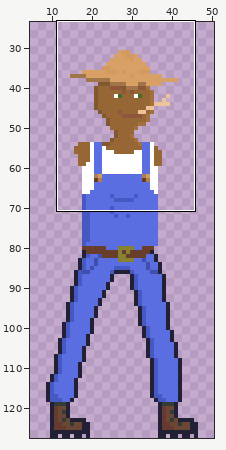
File history of a pixel-art file, Zombie/Assets/Textures/Sprites/Mexican.aseprite. The picture above shows the old version from afar; the outline marks the close-up.
Close-up. Before:
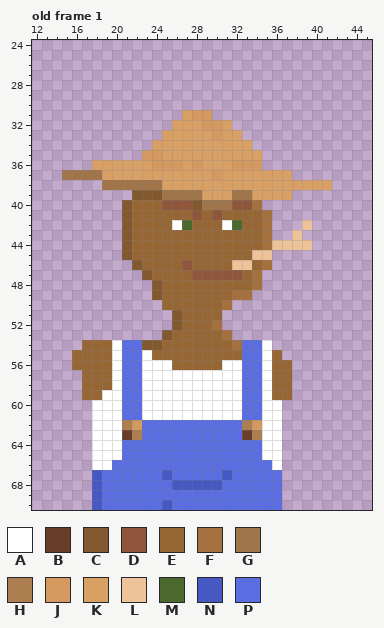
64x128 pixels, 1 frame. Shown: old frame 1: x 12..45, y 24..70. The wide view leaves out empty margins. The commit also changed other frames or places, which this record leaves out.
Palette (. is transparent): A #ffffff  B #683e2a  C #82582f  D #8f563b  E #976635  F #a4713e  G #a0754a  H #ad7f50  J #d4995f  K #d9a066  L #eec39a  M #4b692f  N #4658c2  P #5b6ee1
Pixels before, old frame 1, first column x 15:
31 ............KJJ............
32 ...........KKKJJK..........
33 ..........KKKKKJKK.........
34 .........KKKKKKKKKK........
35 ........JJKKKKKKKKKK.......
36 ...KKKKKKJJJKJKKKJJJ.......
37 GGGGKKKKKKKKKKKJKKKKKKK....
38 ....GGGGGGKKKKKKKKKKKKKKKKK
39 .......CCCGGGGKKKGGKKKK....
40 ......CEEEDDDCGGGDDF.......
41 ......CEEEEEEDEDEEEEF......
42 ......CEEEEAMEEEAMEEF...L..
43 ......CEEEEEEEEEEEEEF..L...
44 ......CEEEEEEEEEEEEEFLLLL..
45 ......CEEEEEEEEEEEELL......
46 .......CEEEEDEEEELLEF......
47 ........CEEEEDDDDDEF.......
48 .........CEEEEEEEEEF.......
49 .........CEEEEEEEFF........
50 ..........EEEEEEF..........
51 ...........CEEEE...........
52 ...........CEEEF...........
53 ..........CEEEEEF..........
54 ..EEEAPPCCEEEEEEEFPPA......
55 .EEEEAPPAEEEEEEEEEPPAE.....
56 .EEEEAPPAAAEEEEEAAPPAEE....
57 ..EEEAPPAAAAAAAAAAPPAEE....
58 ..EEEAPPAAAAAAAAAAPPAEE....
59 ..EEAAPPAAAAAAAAAAPPAEE....
60 ...AAAPPAAAAAAAAAAPPAA.....
61 ...AAAPPAAAAAAAAAAPPAA.....
62 ...AAAHJPPPPPPPPPPHJAA.....
63 ...AAABHPPPPPPPPPPBHAA.....
64 ...AAAPPPPPPPPPPPPPPAA.....
65 ...AAAPPPPPPPPPPPPPPAA.....
66 ...AAPPPPPPPPPPPPPPPPA.....
67 ...NPPPPPPNPPPPPNPPPPP.....
68 ...NPPPPPPPNNNNNPPPPPP.....
69 ...NPPPPPPPPPPPPPPPPPP.....
70 ...NPPPPPPNPPPPPPPPPPP.....
The result:
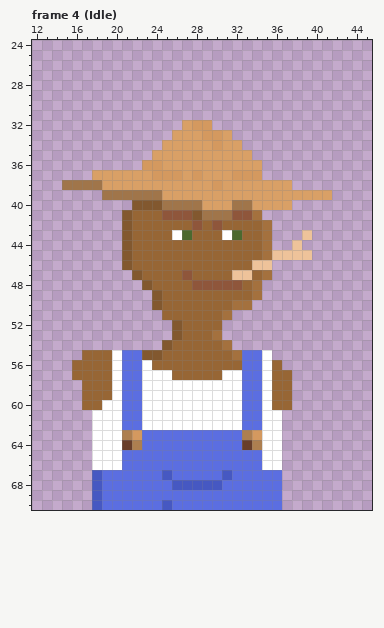
A new or re-ordered frame is compared with the old frame closest to it.
Change:
frames 1 -> 12
Changed rows in their new state; - is an unchanged pixel.
Frame 4 (Idle) is new; against old frame 1:
first column x 15:
31 ------------...------------
32 -----------.-J-..----------
33 ----------.---J--.---------
34 ---------.-----J--.--------
35 --------.K---------.-------
36 ---.....J-KK-K---KKK-------
37 ...K-----JJJ-J-K-JJJ...----
38 GGGGKKKKKK-----J-------....
39 ----GGGGGGKKKK---KK----KKKK
40 ------.CCCGGGGKKKGGKKKK----
41 ----------DDDCGGGDDF.------
42 -----------EED-DEE------.--
43 -----------AM---AM-----.L--
44 ---------------------..-.--
45 -------------------EFLLLL--
46 ------CE----E----EELL------
47 -------CE---DEEEELLEF------
48 --------CE---DDDDD---------
49 -----------------EEF-------
50 ---------C------EFF--------
51 ----------EE----F----------
52 ---------------E-----------
53 ----------.C---F.----------
54 --........C-----F....------
55 -.------CC-------F---.-----
56 ---------EE-----EE----.----
57 -E---------EEEEE-----------
59 ----E----------------------
60 --EE-----------------EE----
62 ------PPAAAAAAAAAAPP-------
63 ------HJ----------HJ-------
64 ------BH----------BH-------
66 -----A--------------A------
Changed places in both close-ups, as pixel boxes (x1, y1, x2, y2):
changed: (62, 110, 332, 470)
